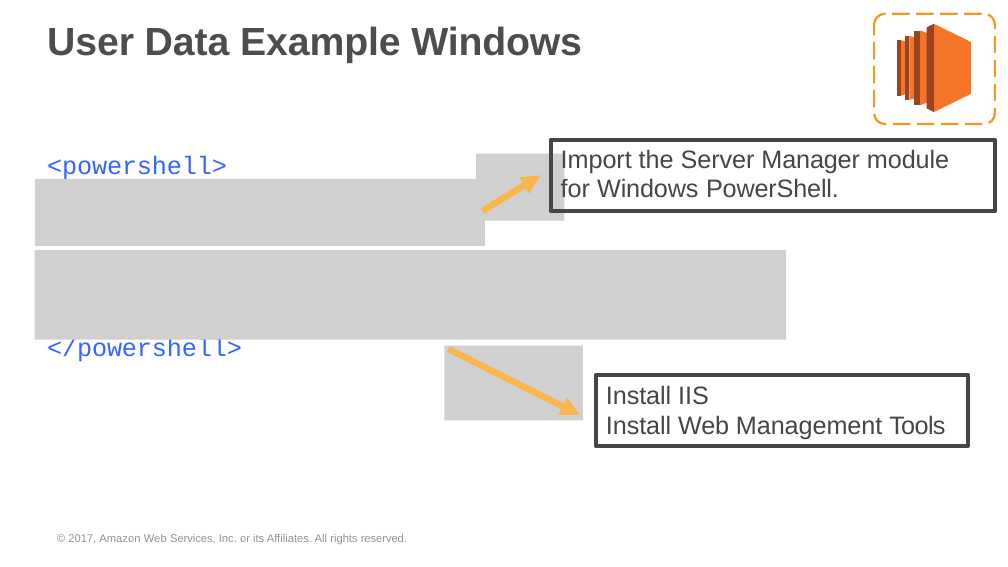
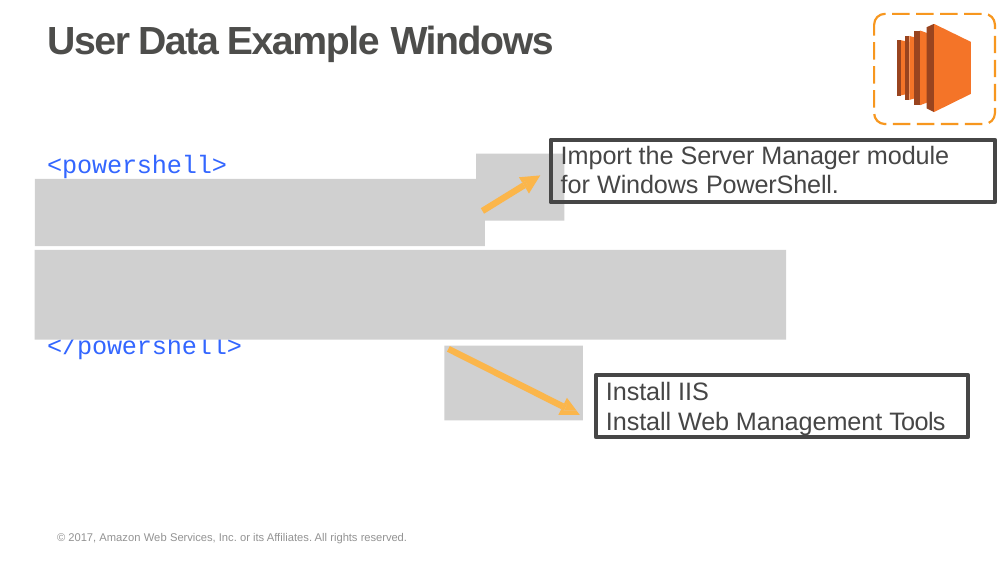
Before and after one commit to prkatta/dotraining, a slide deck: slide 34 of Session-17/AWS/AWS_Fundamentals.pptx. Drawn at 1008x567 pixels with LibreOffice and Linux fonts; fonts in the diff are those of the drawing; grey boxes stand for pictures; background and template pictures are left out. Boxes give left, top, right and bottom in pixels: in the first picture for what was removed or moved away, otherwise in the second. Text is boxed around its words. In the diff, an @@ line names an element or a change of style, - is before the commit and + after.

```diff
--- a/Session-17/AWS/AWS_Fundamentals.pptx
+++ b/Session-17/AWS/AWS_Fundamentals.pptx
@@ title "User Data Example Windows" at (47, 25, 554, 62): letter spacing -0.1 to -1 pt; indent changed @@
@@ rectangle "Import the Server Manager module": place and size @@
-rectangle "Import the Server Manager module" at (550, 140, 995, 212)
+rectangle "Import the Server Manager module" at (550, 140, 995, 203)
@@ indent changed in 3 elements at (47, 336, 242, 360), (550, 140, 995, 203), (596, 375, 968, 437) @@
@@ rectangle "Install IIS": place and size @@
-rectangle "Install IIS" at (596, 375, 968, 447)
+rectangle "Install IIS" at (596, 375, 968, 437)
```
Also in this commit, not shown: 124 other slides changed, 5 slides removed, 1 other file.
